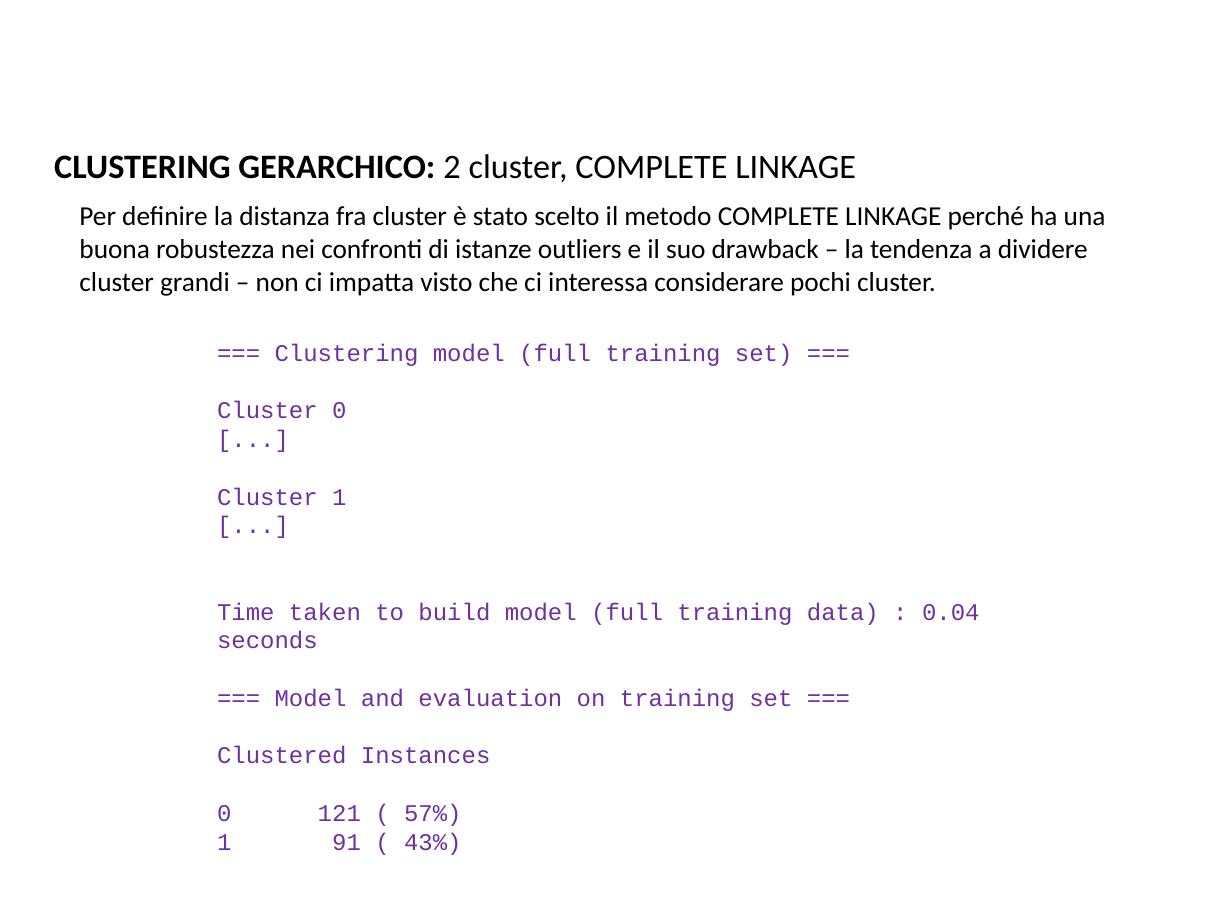
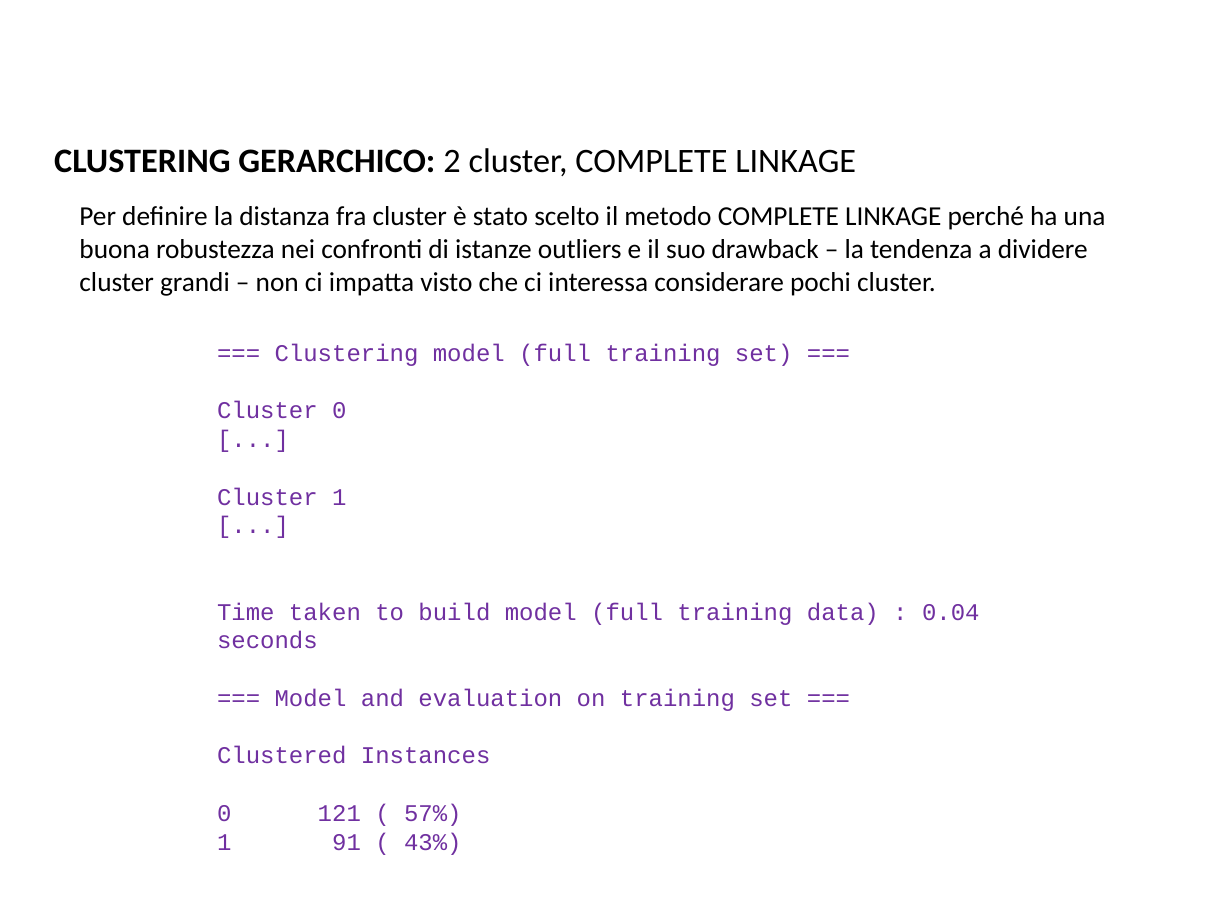
Before and after one commit to BlacknDecker/unifi, a slide deck: slide 56 of relazione.pptx. Drawn at 1232x924 pixels with LibreOffice and Linux fonts; fonts in the diff are those of the drawing; background and template pictures are left out. Boxes give left, top, right and bottom in pixels: in the first picture for what was removed or moved away, otherwise in the second. Text is boxed around its words. In the diff, an @@ line names an element or a change of style, - is before the commit and + after.

```diff
--- a/relazione.pptx
+++ b/relazione.pptx
@@ text "CLUSTERING GERARCHICO: 2 cluster, COMPLETE ...": place and size @@
-text "CLUSTERING GERARCHICO: 2 cluster, COMPLETE ..." at bbox=[54, 154, 856, 182]
+text "CLUSTERING GERARCHICO: 2 cluster, COMPLETE ..." at bbox=[54, 148, 856, 176]
```
Also in this commit, not shown: 1 other slide changed, 4 slides added, 7 other files.
